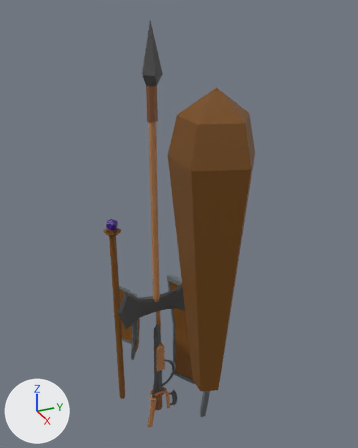
The FBX model Assets/Models/Medieval.fbx_Equipment/Medieval.fbx_Equipment.fbx: old version first, new version second.
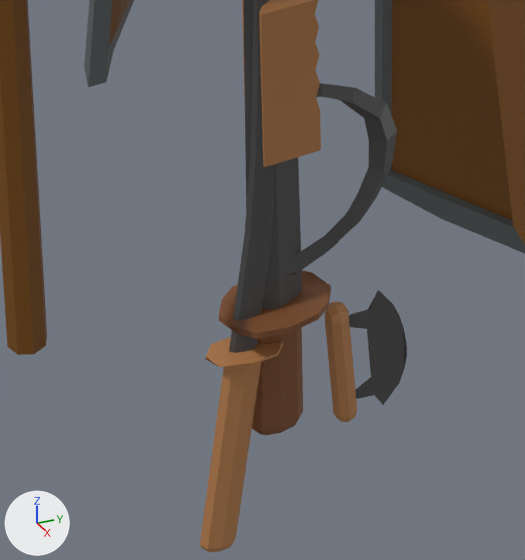
There are two pictures of each version: one whole from a camera (50 mm lens) standing at (3.771, -1.17, 4.16) and looking at (0.126, 0.47, 2.338), one close up on the part from 33% to 54% of the width and 78% to 96% of the height. Lighting does not change. The marker at lower left points along +X, +Y and +Z. Where no turn or scale is listed for an object, it has been applied to the vertices. Vertices at the same position are counted once.

In view in the first close-up: 'Axe', 'Club', 'Katana', 'LargeWoodShield', 'Sceptre', 'Sickle', 'Sword', 'Ulu', 'WoodShield'.
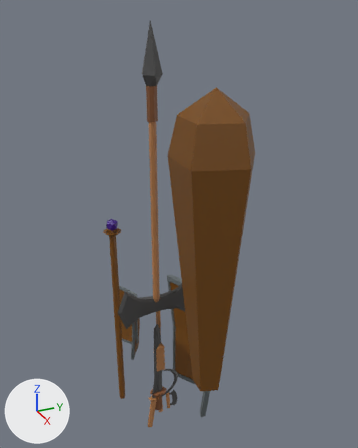
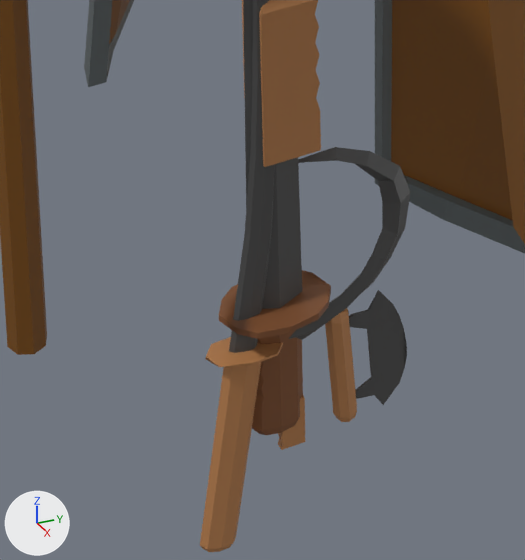
Changed parts and their boxes [x1, y1, x2, y2] in the close-ups (525 x 560 px; the box of a moved part takes in the faces that stretch with it):
'Sickle', reshaped: before [285, 83, 397, 276]; after [278, 147, 411, 450]
part 1 of me_smallhilt, moved or reshaped: before [298, 83, 397, 272]; after [289, 147, 411, 340]
part 2 of me_smallhilt, added: after [278, 395, 305, 450]

Patch to the scene script:
```diff
--- a/Assets/Models/Medieval.fbx_Equipment/Medieval.fbx_Equipment.fbx.py
+++ b/Assets/Models/Medieval.fbx_Equipment/Medieval.fbx_Equipment.fbx.py
@@ me_smallhilt @@
 # used by ob_sickle; location = (0.494, 0.114, 0.644)
-me_smallhilt.from_pydata(...)  # 159 vertices, 162 faces; spans x -0.023..0.015, y -0.065..0.164, z 0.043..0.571
+me_smallhilt.from_pydata(...)  # 81 vertices, 79 faces; spans x -0.018..0.009, y -0.012..0.183, z -0.026..0.459
+# me_smallhilt part 1: the loose piece of 45 vertices spanning x -0.018..0.009, y -0.025..0.164, z 0.125..0.571 is moved by (0.0, 0.019, -0.112)
+# me_smallhilt part 2: a new loose piece of 36 vertices spanning x -0.011..0.002, y -0.012..0.023, z -0.026..0.053, in mat_handle (orange #b67e4e)
 me_smallhilt.materials.append(mat_handle)
```
